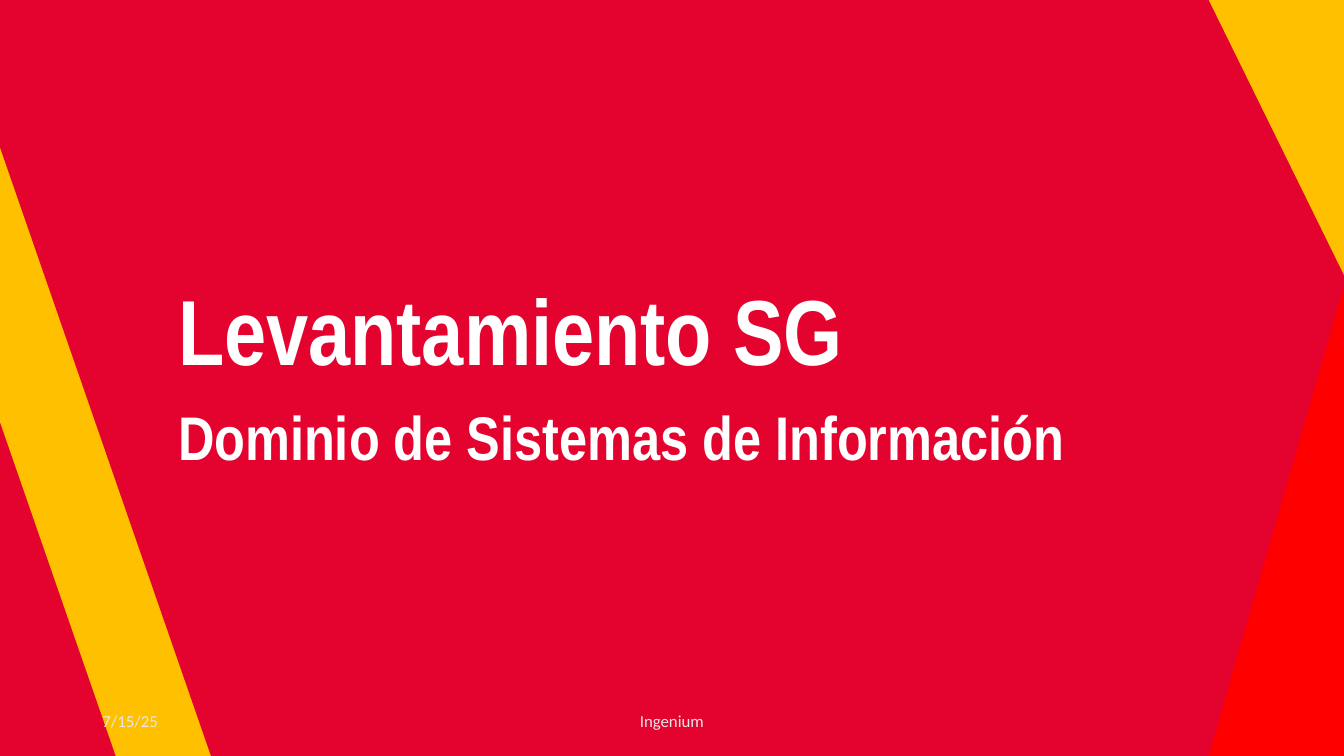
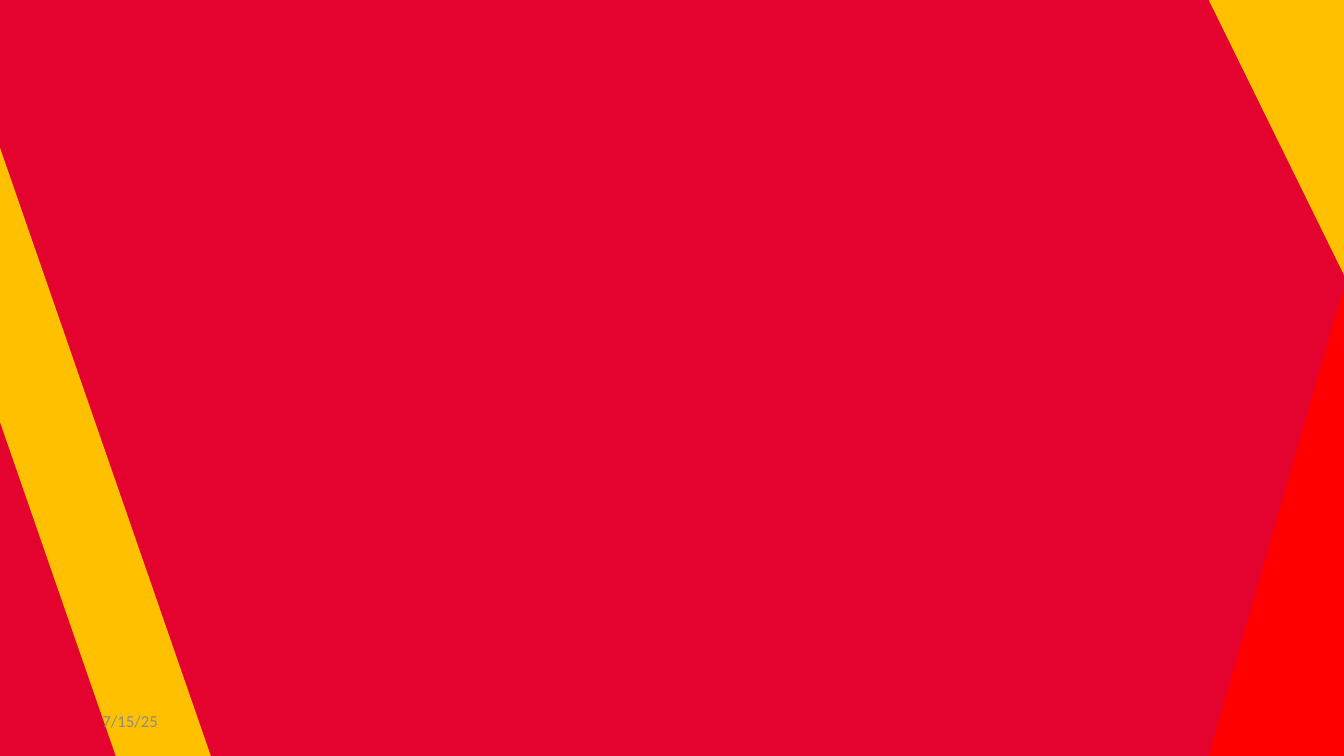
Before and after one commit to hwong23/hwo-academicTempl, a slide deck: slide 1 of templates/PlantillaSG.pptx. Drawn at 1344x756 pixels with LibreOffice and Linux fonts; fonts in the diff are those of the drawing; background and template pictures are left out. Boxes give left, top, right and bottom in pixels: in the first picture for what was removed or moved away, otherwise in the second. Text is boxed around its words. In the diff, an @@ line names an element or a change of style, - is before the commit and + after.

Commit message:
mk pptx

```diff
--- a/templates/PlantillaSG.pptx
+++ b/templates/PlantillaSG.pptx
@@ title removed at [178, 298, 842, 366] @@
-Levantamiento SG
@@ subtitle removed at [178, 414, 1064, 461] @@
-Dominio de Sistemas de Información
@@ text "7/15/25" at [102, 715, 157, 732]: text colour #E7E6E6 to #8C8C8C @@
@@ text removed at [640, 715, 704, 730] @@
-Ingenium
```
Also in this commit, not shown: 2 slides removed.
